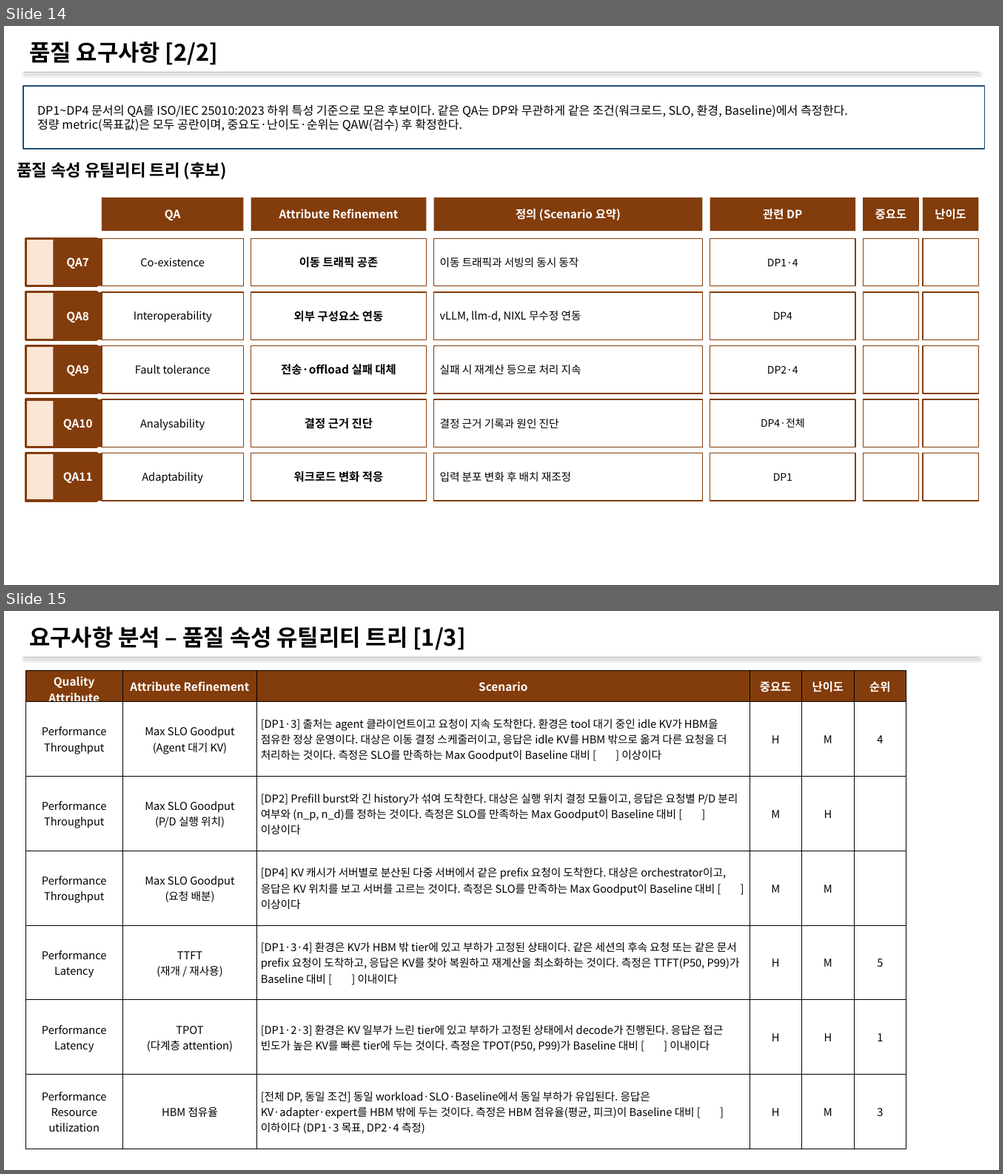
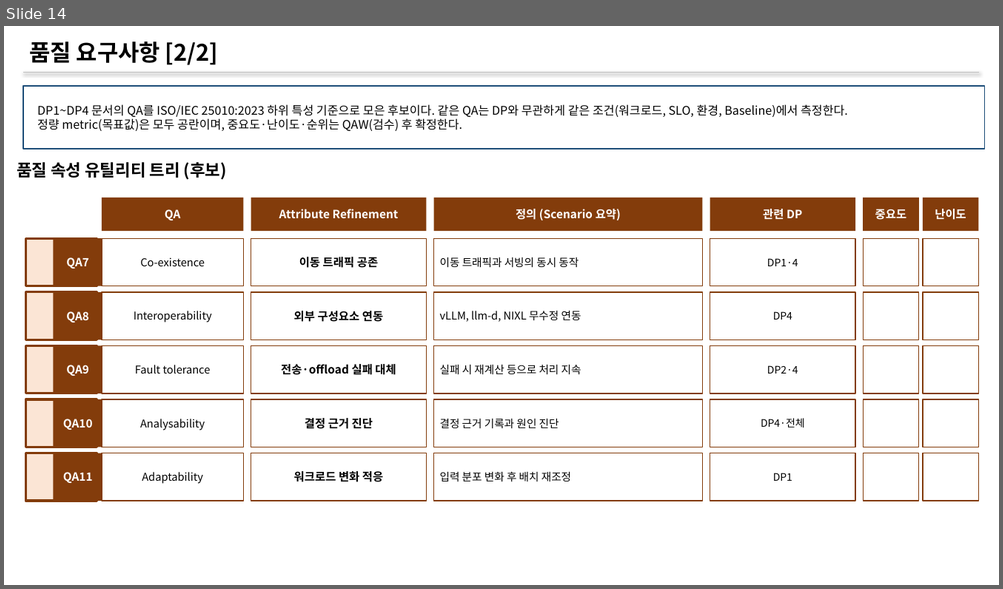
Before and after one commit to mkim0628/vllm, a slide deck: doc-mk/Requirements/requirements-overview.pptx. Shown one above the other, each under a label of ours: slides 14 and 15 before the commit, slide 14 after it. The pictures are 1003x1174 and 1003x589 pixels, drawn with LibreOffice and Linux fonts; fonts in the diff are those of the drawing. Boxes give left, top, right and bottom in pixels: in the first picture for what was removed or moved away, otherwise in the second. Text is boxed around its words. In the diff, an @@ line names an element or a change of style, - is before the commit and + after.

```diff
--- a/doc-mk/Requirements/requirements-overview.pptx
+++ b/doc-mk/Requirements/requirements-overview.pptx
@@ slide 15 removed at [4, 611, 999, 1170], background #FFFFFF @@
@@ text removed at [29, 627, 465, 650] @@
-요구사항 분석 – 품질 속성 유틸리티 트리 [1/3]
@@ line removed from (23, 658) to (979, 658) @@
@@ table removed at [25, 671, 906, 1147], 7 rows, 6 columns @@
-Quality Attribute | Attribute Refinement | Scenario | 중요도 | 난이도 | 순위
-Performance / Throughput | Max SLO Goodput / (Agent 대기 KV) | [DP1·3] 출처는 agent 클라이언트이고 요청이 지속 도착한다. 환경은 tool 대기 중인 idle KV가 HBM을 점유한 정상 운영이다. 대상은 이동 결정 스케줄러이고, 응답은 idle KV를 HBM 밖으로 옮겨 다른 요청을 더 처리하는 것이다. 측정은 SLO를 만족하는 Max Goodput이 Baseline 대비 [ ] 이상이다 | H | M | 4
-Performance / Throughput | Max SLO Goodput / (P/D 실행 위치) | [DP2] Prefill burst와 긴 history가 섞여 도착한다. 대상은 실행 위치 결정 모듈이고, 응답은 요청별 P/D 분리 여부와 (n_p, n_d)를 정하는 것이다. 측정은 SLO를 만족하는 Max Goodput이 Baseline 대비 [ ] 이상이다 | M | H | 
-Performance / Throughput | Max SLO Goodput / (요청 배분) | [DP4] KV 캐시가 서버별로 분산된 다중 서버에서 같은 prefix 요청이 도착한다. 대상은 orchestrator이고, 응답은 KV 위치를 보고 서버를 고르는 것이다. 측정은 SLO를 만족하는 Max Goodput이 Baseline 대비 [ ] 이상이다 | M | M | 
-Performance / Latency | TTFT / (재개 / 재사용) | [DP1·3·4] 환경은 KV가 HBM 밖 tier에 있고 부하가 고정된 상태이다. 같은 세션의 후속 요청 또는 같은 문서 prefix 요청이 도착하고, 응답은 KV를 찾아 복원하고 재계산을 최소화하는 것이다. 측정은 TTFT(P50, P99)가 Baseline 대비 [ ] 이내이다 | H | M | 5
-Performance / Latency | TPOT / (다계층 attention) | [DP1·2·3] 환경은 KV 일부가 느린 tier에 있고 부하가 고정된 상태에서 decode가 진행된다. 응답은 접근 빈도가 높은 KV를 빠른 tier에 두는 것이다. 측정은 TPOT(P50, P99)가 Baseline 대비 [ ] 이내이다 | H | H | 1
-Performance / Resource / utilization | HBM 점유율 | [전체 DP, 동일 조건] 동일 workload·SLO·Baseline에서 동일 부하가 유입된다. 응답은 KV·adapter·expert를 HBM 밖에 두는 것이다. 측정은 HBM 점유율(평균, 피크)이 Baseline 대비 [ ] 이하이다 (DP1·3 목표, DP2·4 측정) | H | M | 3
```
Also in this commit, not shown: 8 slides changed, 2 other files.
